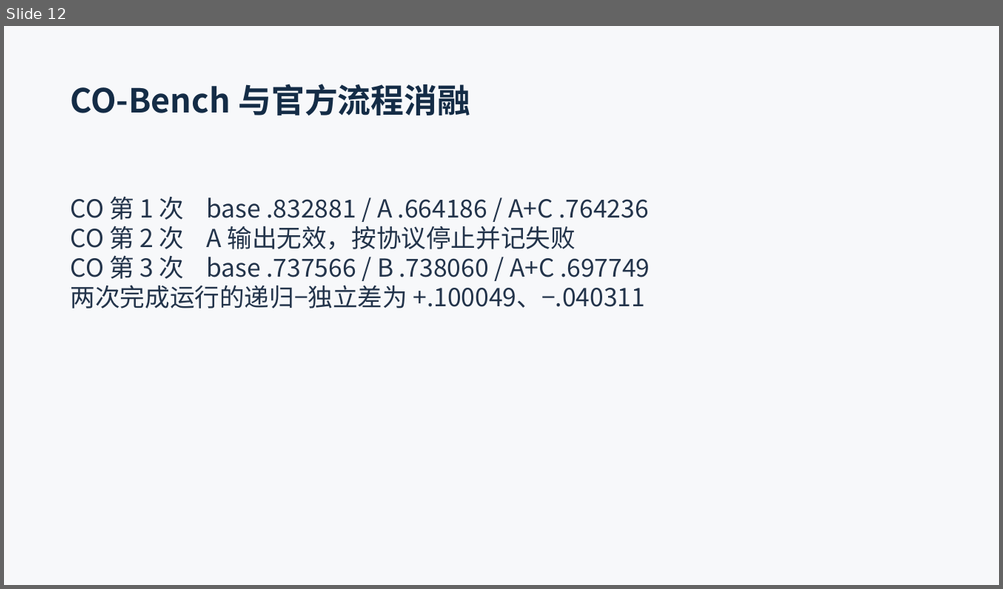
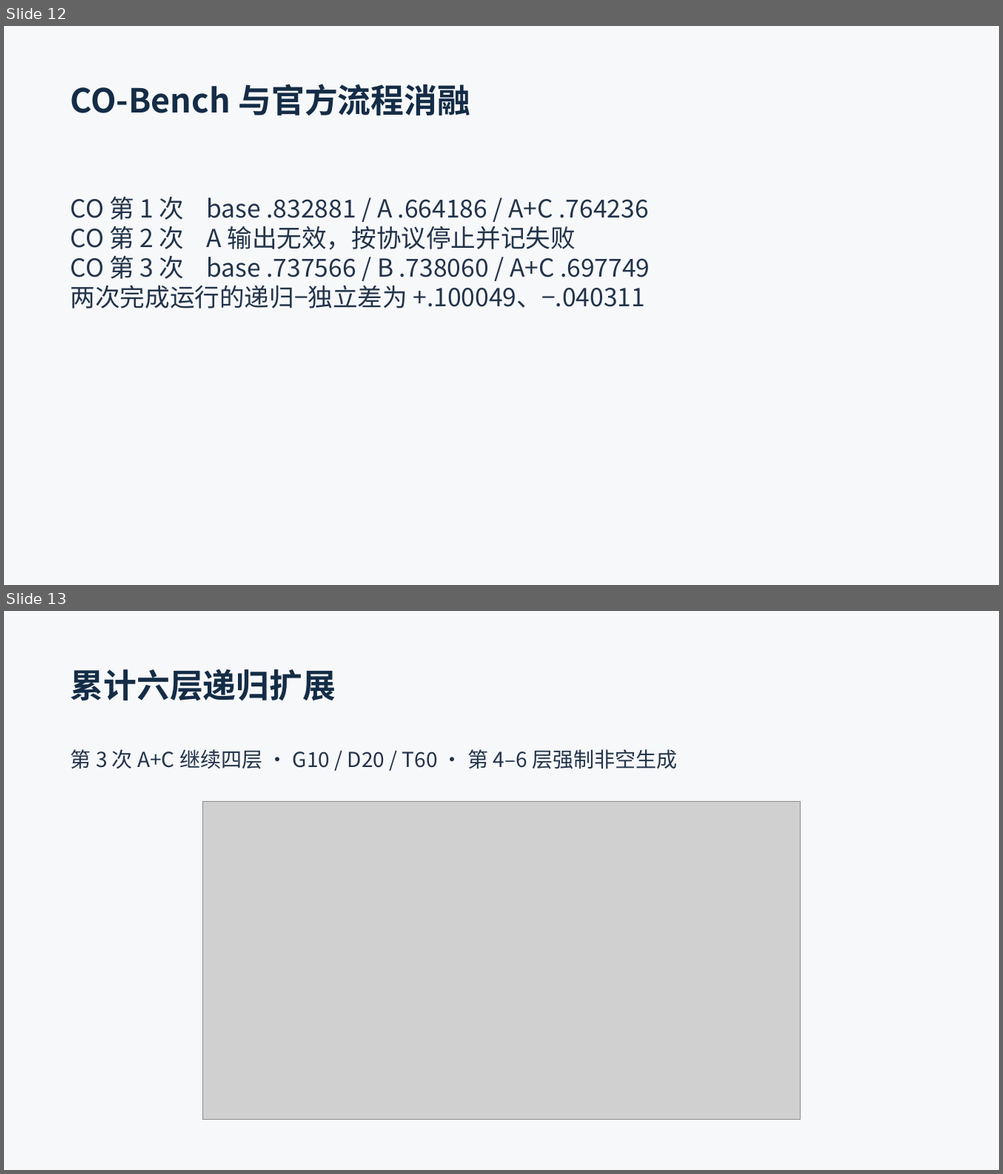
Before and after one commit to xiaolizi33/AlphaDiana, a slide deck: reproduction/presentation/MetaN_18min.pptx. Shown one above the other, each under a label of ours: slide 12 before the commit, slides 12 and 13 after it. The pictures are 1003x589 and 1003x1174 pixels, drawn with LibreOffice and Linux fonts; fonts in the diff are those of the drawing; grey boxes stand for pictures. Boxes give left, top, right and bottom in pixels: in the first picture for what was removed or moved away, otherwise in the second. Text is boxed around its words. In the diff, an @@ line names an element or a change of style, - is before the commit and + after.

```diff
--- a/reproduction/presentation/MetaN_18min.pptx
+++ b/reproduction/presentation/MetaN_18min.pptx
@@ slide 13 added at [4,611,999,1170], background #F7F8FA @@
@@ text added at [71,669,336,701], 32 pt, text #142C46, bold @@
+累计六层递归扩展
@@ text added at [71,749,677,769], 20 pt, text #22334A @@
+第 3 次 A+C 继续四层 · G10 / D20 / T60 · 第 4–6 层强制非空生成
@@ picture added at [202,801,800,1120] @@
```
Also in this commit, not shown: 3 slides changed, 1 slide removed, 21 other files.
